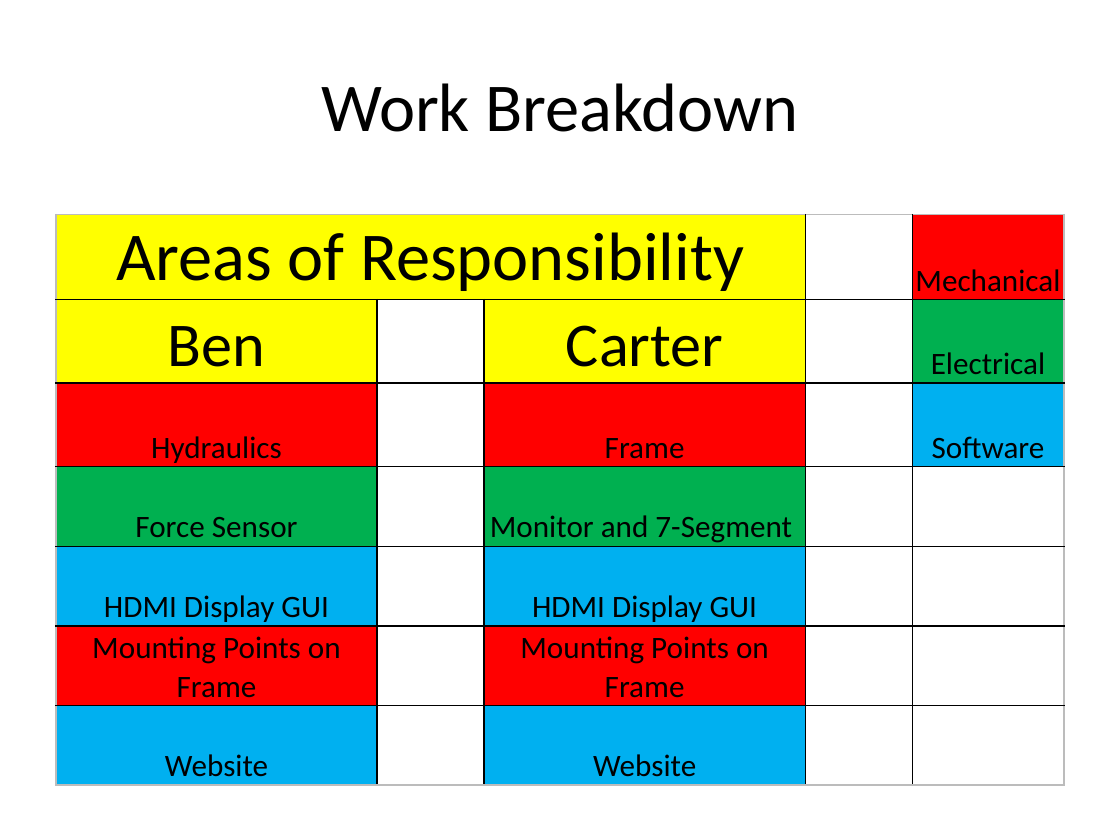
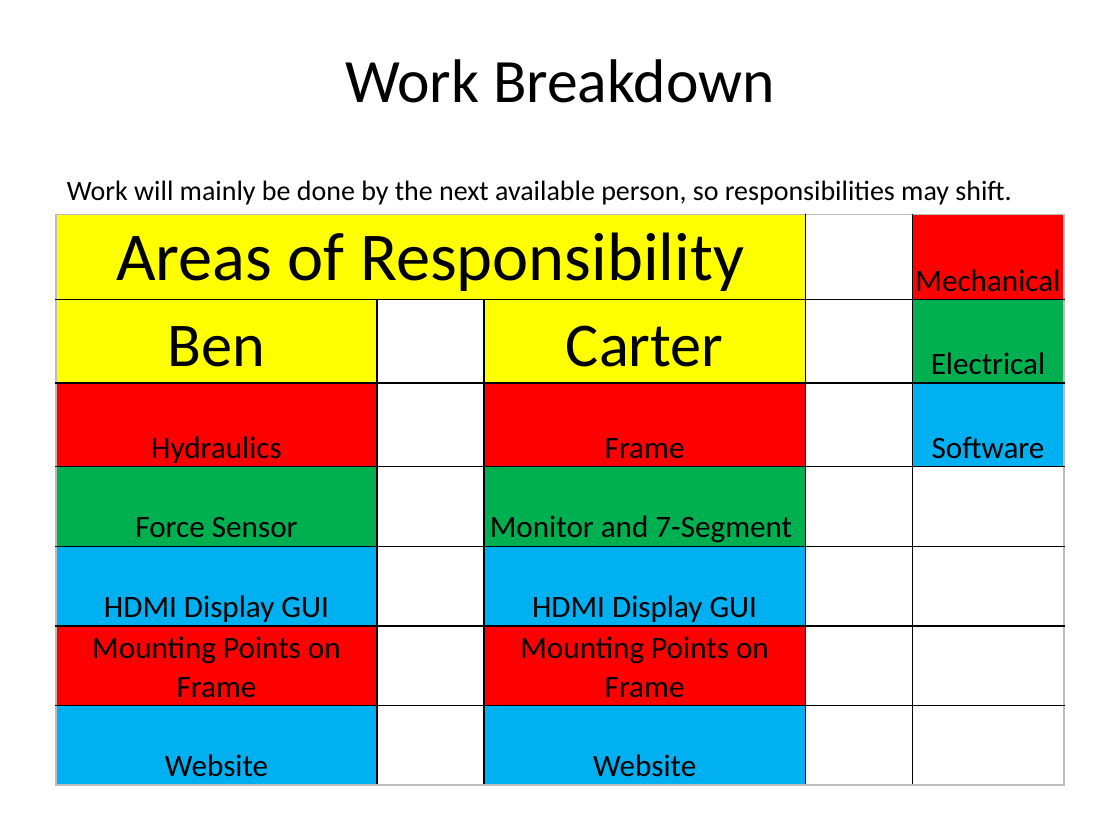
Before and after one commit to TheBengineer/Bridge-Tester, a slide deck: slide 8 of Presentations/March 24, 2014/Bridge Tester.pptx (slide 7 before the commit). Drawn at 1120x840 pixels with LibreOffice and Linux fonts; fonts in the diff are those of the drawing. Boxes give left, top, right and bottom in pixels: in the first picture for what was removed or moved away, otherwise in the second. Text is boxed around its words. In the diff, an @@ line names an element or a change of style, - is before the commit and + after.

Commit message:
Working on the presentation.

```diff
--- a/Presentations/March 24, 2014/Bridge Tester.pptx
+++ b/Presentations/March 24, 2014/Bridge Tester.pptx
@@ title "Work Breakdown" at (x1=345, y1=59, x2=774, y2=103): size 44 to 39.6 pt @@
@@ text added at (x1=67, y1=180, x2=1011, y2=205), 18 pt, text #000000 @@
+Work will mainly be done by the next available person, so responsibilities may shift.
```
Also in this commit, not shown: 5 other slides changed, 1 slide added, 1 slide removed.
